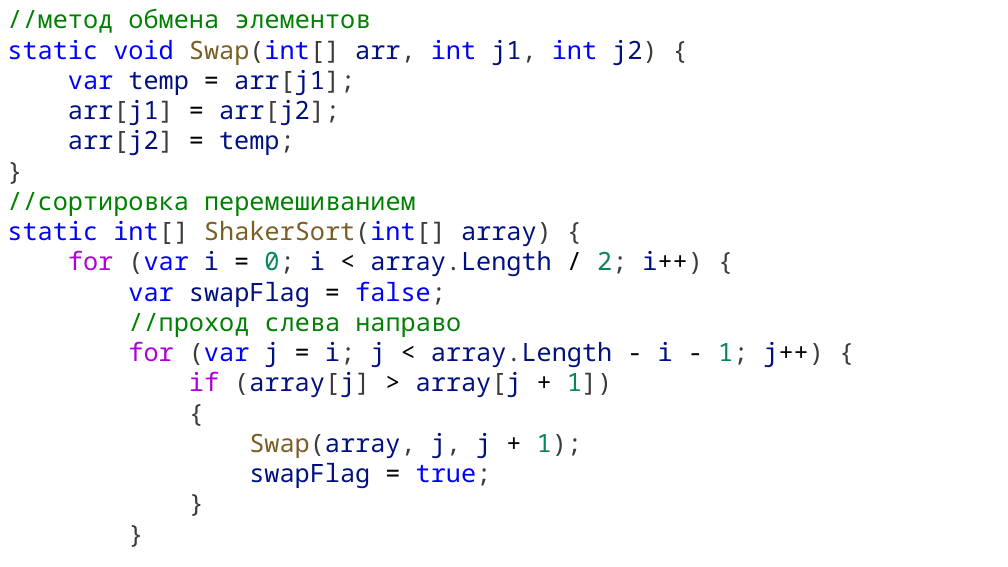
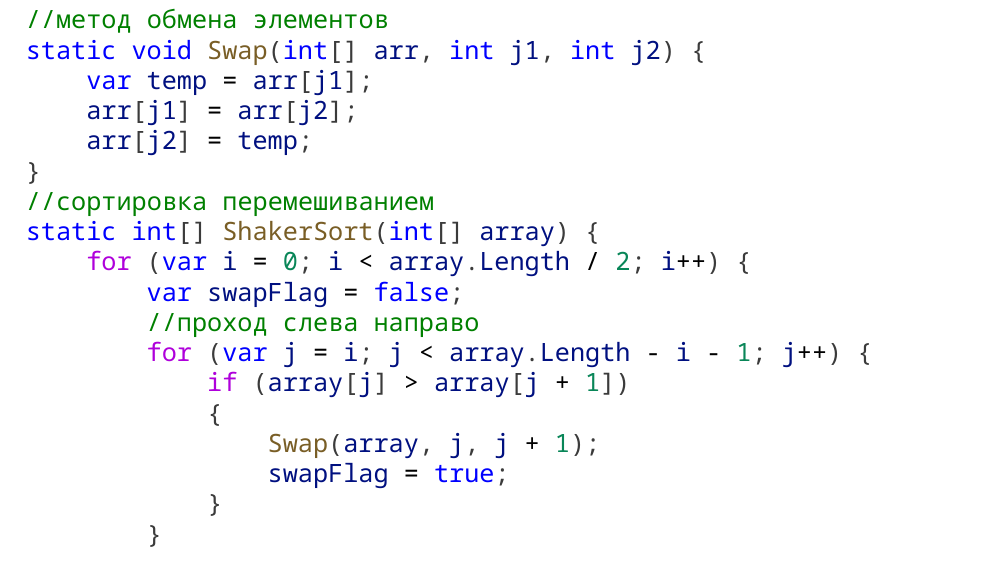
Before and after one commit to DaniilKlyukin/ITiP-1, a slide deck: slide 42 of Лекции/ИТиП лек 2 (лр 2, практическая 1).pptx. Drawn at 1008x567 pixels with LibreOffice and Linux fonts; fonts in the diff are those of the drawing. Boxes give left, top, right and bottom in pixels: in the first picture for what was removed or moved away, otherwise in the second. Text is boxed around its words. In the diff, an @@ line names an element or a change of style, - is before the commit and + after.

```diff
--- a/Лекции/ИТиП лек 2 (лр 2, практическая 1).pptx
+++ b/Лекции/ИТиП лек 2 (лр 2, практическая 1).pptx
@@ text "//метод обмена элементов" moved from (x1=7, y1=8, x2=823, y2=488) to (x1=26, y1=9, x2=842, y2=488) @@
```
Also in this commit, not shown: 13 other slides changed, 3 other files.
